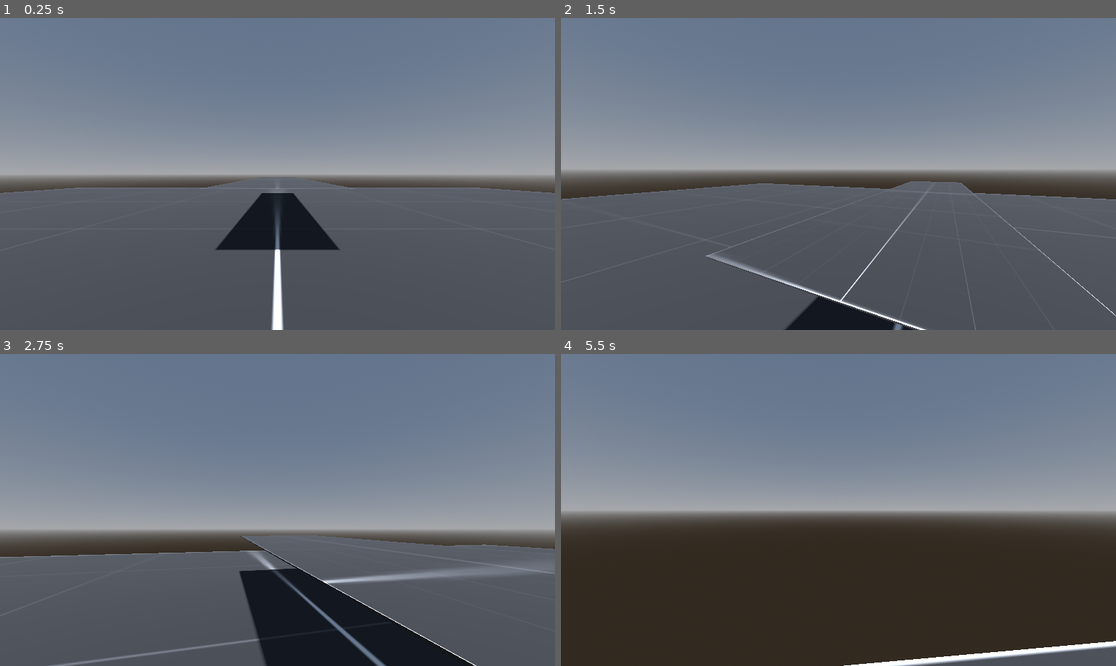
Above: before the commit, frames 1-4 (two rows, left to right).
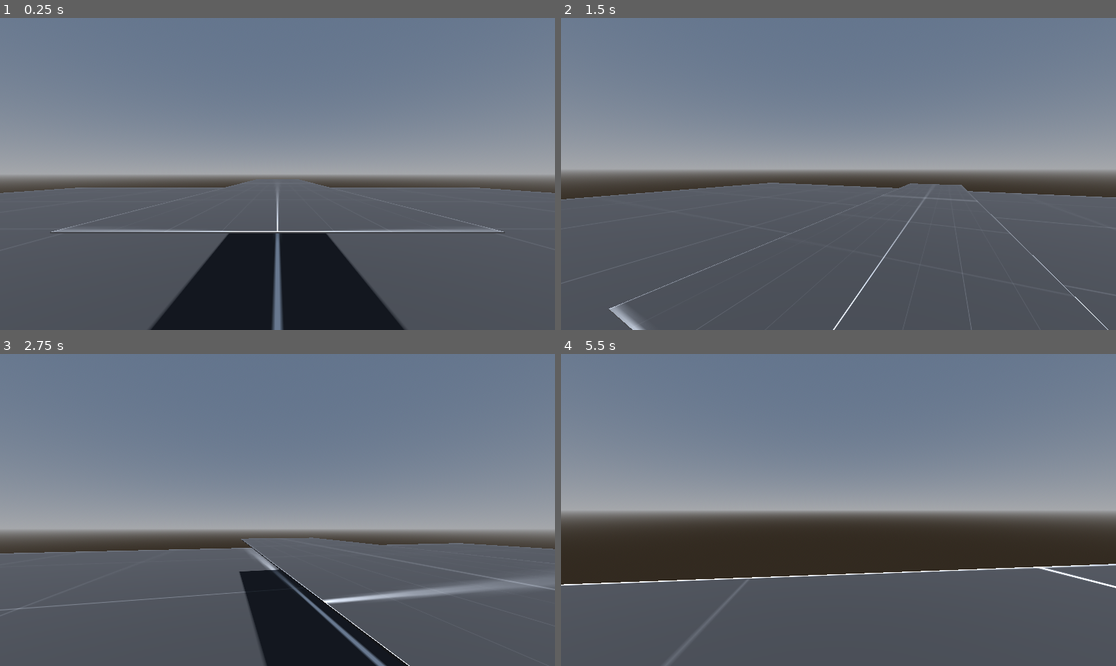
Above: after the commit, the same moments.

Repository: Gordon-DEVJ/SimpleFPS-PlayerController-Godot_FPS
Game: Godot game, scene res://Testing.tscn
Same seed, same stepped clock (60 frames per second), same inputs: the game is played once before the commit and once after it.
Inputs (mouse positions are in pixels of both pictures, inside the frame that each line leads up to):
- Up to frame 1 (0.25 s): no input
- Up to frame 2 (1.5 s): tap Enter at 0.5 s; move the mouse to (866, 174) at 0.52 s; hold Ctrl (crouch) 0.53-1.28 s; hold W (forward) from 0.53 s (still down); tap Space (jump) at 0.77 s; move the mouse to (810, 174) at 1.27 s; tap Ctrl (crouch) at 1.35 s
- Up to frame 3 (2.75 s): keep holding W (forward); tap Space (jump) at 1.52 s; move the mouse to (288, 503) at 2.02 s; hold Shift (walk) from 2.03 s (still down); tap Ctrl (crouch) at 2.3 s
- Up to frame 4 (5.5 s): keep holding W (forward); move the mouse to (832, 516) at 2.77 s; release Shift (walk) at 2.78 s; tap Ctrl (crouch) at 2.85, 4.55 s; tap Space (jump) at 3.02, 3.77, 4.52 s; move the mouse to (877, 513) at 3.52 s; hold Ctrl (crouch) 3.53-4.28 s; move the mouse to (794, 506) at 4.27 s; tap Shift (walk) at 4.35 s; move the mouse to (844, 510) at 5.02 s; hold Ctrl (crouch) from 5.03 s (still down)

The runs differ from the first frame. In frame 1, 11% of the frame differs, in the area x 9-91%, y 51-100%; in frame 2, 2.9%; in frame 3, 5.7%; in frame 4, 28%, in the area x 0-100%, y 67-100%.

Commit message:
improvements

Diff:
--- a/Half_Life-PlayerController/PlayerController.gd
+++ b/Half_Life-PlayerController/PlayerController.gd
@@ -15,14 +15,11 @@
 @export var JUMP_VELOCITY = 4.5			# Default = 4.5
 
 # Crouch Variables, we will use walking speed as crouch speed
-var crouch_depth = -0.5 #No animated version variable
-
+var crouch_depth = -0.45
 @onready var raycast = $CameraController/RayCast3D
 @onready var playercollision = $CollisionShape3D
 @onready var std_collision = $std_collision
-@onready var std_mesh = $std_collision/std_mesh
 @onready var crh_collision = $crh_collision
-@onready var crh_mesh = $crh_collision/crh_mesh
 
 # Camera look and mouse variables
 var mouse_input : bool = false 			# Check mouse movement
--- a/Half_Life-PlayerController/PlayerController.tscn
+++ b/Half_Life-PlayerController/PlayerController.tscn
@@ -7,7 +7,7 @@
 [sub_resource type="CapsuleMesh" id="CapsuleMesh_4r48s"]
 
 [sub_resource type="CapsuleShape3D" id="CapsuleShape3D_n4p4x"]
-height = 1.5
+height = 1.4
 
 [sub_resource type="CapsuleMesh" id="CapsuleMesh_bvfbr"]
 height = 1.5
@@ -25,7 +25,7 @@
 mesh = SubResource("CapsuleMesh_4r48s")
 
 [node name="crh_collision" type="CollisionShape3D" parent="."]
-transform = Transform3D(1, 0, 0, 0, 1, 0, 0, 0, 1, 0, 0.75, 0)
+transform = Transform3D(1, 0, 0, 0, 1, 0, 0, 0, 1, 0, 0.7, 0)
 shape = SubResource("CapsuleShape3D_n4p4x")
 disabled = true
 
@@ -40,4 +40,4 @@
 
 [node name="RayCast3D" type="RayCast3D" parent="CameraController"]
 transform = Transform3D(1, 0, 0, 0, 1, 0, 0, 0, 1, 0, 0.300448, 0)
-target_position = Vector3(0, 1.9, 0)
+target_position = Vector3(0, 1.7, 0)
--- a/Half_Life-PlayerController/Testing.tscn
+++ b/Half_Life-PlayerController/Testing.tscn
@@ -40,7 +40,7 @@
 shape = SubResource("ConcavePolygonShape3D_j54wf")
 
 [node name="MeshInstance3D2" type="MeshInstance3D" parent="."]
-transform = Transform3D(3.023, 0, 0, 0, 0.01, 0, 0, 0, 14.089, 0, 1.53, -10.966)
+transform = Transform3D(3.023, 0, 0, 0, 0.01, 0, 0, 0, 14.089, 0, 1.42956, -8.39411)
 material_override = SubResource("StandardMaterial3D_j58s4")
 mesh = SubResource("BoxMesh_g1yhe")
 metadata/_edit_group_ = true
